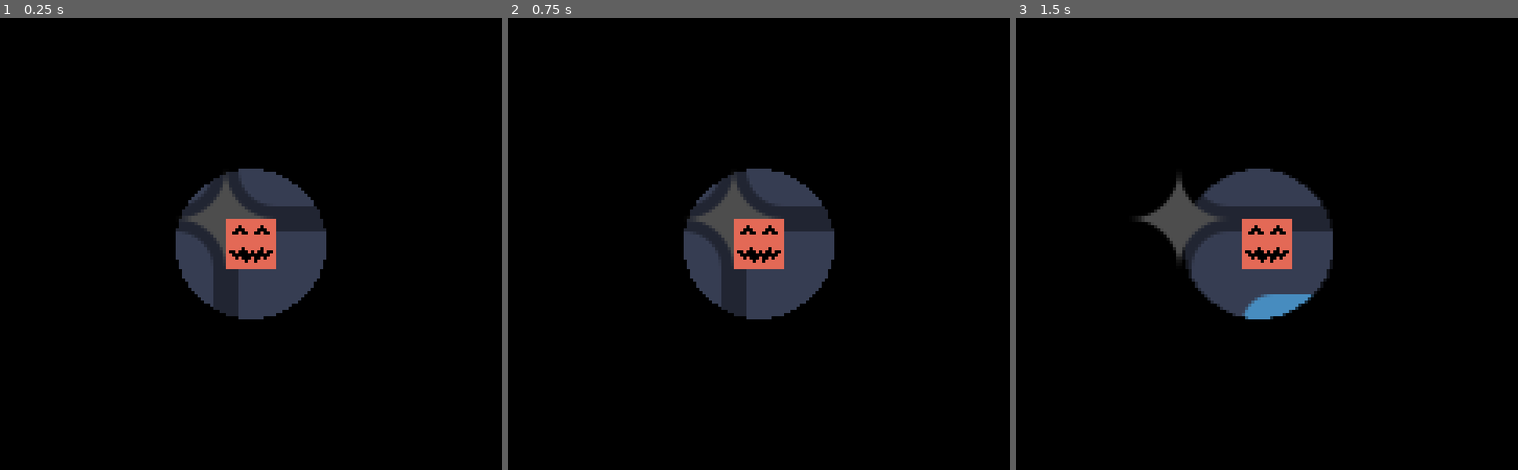
Above: before the commit, frames 1-3 (left to right).
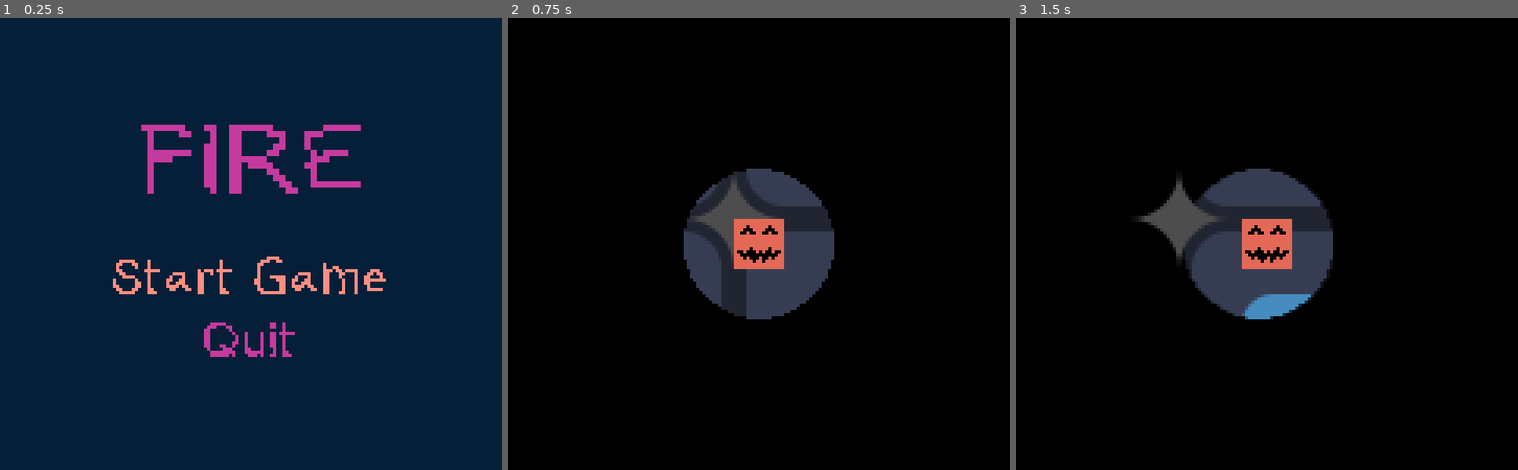
Above: after the commit, the same moments.

Repository: dallasschoff/game-jam-sept-2024
Game: Godot game, scene res://Scenes/Game.tscn
Same seed, same stepped clock (60 frames per second), same inputs: the game is played once before the commit and once after it. Before the commit the project starts from res://Scenes/Level.tscn. The engine's default icon, where the game draws it, is replaced by a stand-in: a white triangle on a blue panel in a dark square.
Inputs (mouse positions are in pixels of both pictures, inside the frame that each line leads up to):
- Up to frame 1 (0.25 s): no input
- Up to frame 2 (0.75 s): click (759, 280) at 0.5 s, where only the run after the commit has a clickable "Start Game"
- Up to frame 3 (1.5 s): tap Enter at 1.25 s; hold Right (move_right) from 1.28 s (still down); tap Z (a_button) at 1.35 s

The runs differ from the first frame. In frame 1, 100% of the frame differs, in the area x 0-100%, y 0-100%; in frame 2, nothing differs; in frame 3, nothing differs.

Commit message:
Main Menu & Game Scene/Script

Diff:
--- /dev/null
+++ b/Assets/Themes/default_theme.tres
@@ -0,0 +1,26 @@
+[gd_resource type="Theme" load_steps=7 format=3 uid="uid://cen3bo7smyowk"]
+
+[ext_resource type="FontFile" uid="uid://cj67ya4clbesy" path="res://Assets/Fonts/HandymandiFree.ttf" id="1_k5q5m"]
+
+[sub_resource type="StyleBoxEmpty" id="StyleBoxEmpty_jnhx0"]
+
+[sub_resource type="StyleBoxEmpty" id="StyleBoxEmpty_wuqvo"]
+
+[sub_resource type="StyleBoxEmpty" id="StyleBoxEmpty_iydon"]
+
+[sub_resource type="StyleBoxEmpty" id="StyleBoxEmpty_clowj"]
+
+[sub_resource type="StyleBoxEmpty" id="StyleBoxEmpty_m7a82"]
+
+[resource]
+default_font = ExtResource("1_k5q5m")
+default_font_size = 16
+Button/colors/font_color = Color(0.772549, 0.227451, 0.615686, 1)
+Button/colors/font_focus_color = Color(1, 0.556863, 0.501961, 1)
+Button/colors/font_hover_color = Color(1, 0.556863, 0.501961, 1)
+Button/styles/disabled = SubResource("StyleBoxEmpty_jnhx0")
+Button/styles/focus = SubResource("StyleBoxEmpty_wuqvo")
+Button/styles/hover = SubResource("StyleBoxEmpty_iydon")
+Button/styles/normal = SubResource("StyleBoxEmpty_clowj")
+Button/styles/pressed = SubResource("StyleBoxEmpty_m7a82")
+Label/colors/font_color = Color(0.772549, 0.227451, 0.615686, 1)
--- /dev/null
+++ b/Scenes/Game.tscn
@@ -0,0 +1,13 @@
+[gd_scene load_steps=4 format=3 uid="uid://bhwpcdxs0sf6b"]
+
+[ext_resource type="Script" path="res://Scripts/game.gd" id="1_elrax"]
+[ext_resource type="PackedScene" uid="uid://cpanokjcybd75" path="res://Scenes/MainMenu.tscn" id="2_ne1d1"]
+[ext_resource type="PackedScene" uid="uid://dflrdchtnvq33" path="res://Scenes/Level.tscn" id="2_xhj78"]
+
+[node name="Game" type="Node2D"]
+script = ExtResource("1_elrax")
+LevelScene = ExtResource("2_xhj78")
+
+[node name="CanvasLayer" type="CanvasLayer" parent="."]
+
+[node name="MainMenu" parent="CanvasLayer" instance=ExtResource("2_ne1d1")]
--- /dev/null
+++ b/Scenes/MainMenu.tscn
@@ -0,0 +1,75 @@
+[gd_scene load_steps=3 format=3 uid="uid://cpanokjcybd75"]
+
+[ext_resource type="Theme" uid="uid://cen3bo7smyowk" path="res://Assets/Themes/default_theme.tres" id="1_uc7t3"]
+[ext_resource type="Script" path="res://Scripts/main_menu.gd" id="2_c816m"]
+
+[node name="MainMenu" type="Control"]
+layout_mode = 3
+anchors_preset = 15
+anchor_right = 1.0
+anchor_bottom = 1.0
+grow_horizontal = 2
+grow_vertical = 2
+theme = ExtResource("1_uc7t3")
+script = ExtResource("2_c816m")
+
+[node name="ColorRect" type="ColorRect" parent="."]
+layout_mode = 1
+anchors_preset = 15
+anchor_right = 1.0
+anchor_bottom = 1.0
+grow_horizontal = 2
+grow_vertical = 2
+color = Color(0.0196078, 0.121569, 0.223529, 1)
+
+[node name="MarginContainer" type="MarginContainer" parent="."]
+layout_mode = 1
+anchors_preset = 15
+anchor_right = 1.0
+anchor_bottom = 1.0
+grow_horizontal = 2
+grow_vertical = 2
+theme_override_constants/margin_left = 32
+theme_override_constants/margin_top = 32
+theme_override_constants/margin_right = 32
+theme_override_constants/margin_bottom = 32
+
+[node name="VBoxContainer" type="VBoxContainer" parent="MarginContainer"]
+layout_mode = 2
+alignment = 1
+
+[node name="Label" type="Label" parent="MarginContainer/VBoxContainer"]
+layout_mode = 2
+size_flags_vertical = 3
+theme_override_font_sizes/font_size = 32
+text = "Fire"
+horizontal_alignment = 1
+uppercase = true
+
+[node name="VBoxContainer" type="VBoxContainer" parent="MarginContainer/VBoxContainer"]
+layout_mode = 2
+size_flags_vertical = 10
+alignment = 1
+
+[node name="Start" type="Button" parent="MarginContainer/VBoxContainer/VBoxContainer"]
+layout_mode = 2
+size_flags_horizontal = 4
+size_flags_vertical = 4
+focus_neighbor_top = NodePath("../Quit")
+focus_neighbor_bottom = NodePath("../Quit")
+focus_next = NodePath("../Quit")
+focus_previous = NodePath("../Quit")
+text = "Start Game"
+
+[node name="Quit" type="Button" parent="MarginContainer/VBoxContainer/VBoxContainer"]
+layout_mode = 2
+size_flags_horizontal = 4
+size_flags_vertical = 4
+focus_neighbor_top = NodePath("../Start")
+focus_neighbor_bottom = NodePath("../Start")
+focus_next = NodePath("../Start")
+focus_previous = NodePath("../Start")
+text = "Quit"
+
+[connection signal="pressed" from="MarginContainer/VBoxContainer/VBoxContainer/Start" to="." method="_on_start_pressed"]
+[connection signal="pressed" from="MarginContainer/VBoxContainer/VBoxContainer/Quit" to="." method="_on_quit_pressed"]
--- /dev/null
+++ b/Scripts/game.gd
@@ -0,0 +1,15 @@
+extends Node2D
+
+@export var LevelScene: PackedScene
+@onready var main_menu = $CanvasLayer/MainMenu
+
+func _ready():
+	var x = (DisplayServer.screen_get_size().x * 0.625) / 2
+	var y = DisplayServer.screen_get_size().y / 2
+	DisplayServer.window_set_size(Vector2i(x, y))
+	main_menu.connect("start_game", start_game)
+
+func start_game():
+	var level = LevelScene.instantiate()
+	add_child(level)
+	main_menu.queue_free()
--- a/Scripts/level.gd
+++ b/Scripts/level.gd
@@ -1,12 +1,4 @@
 extends Node
-
-
-# Called when the node enters the scene tree for the first time.
-func _ready():
-	var x = (DisplayServer.screen_get_size().x * 0.625) / 2
-	var y = DisplayServer.screen_get_size().y / 2
-	DisplayServer.window_set_size(Vector2i(x, y))
-
 
 # Called every frame. 'delta' is the elapsed time since the previous frame.
 func _process(delta):
--- /dev/null
+++ b/Scripts/main_menu.gd
@@ -0,0 +1,14 @@
+extends Control
+
+signal start_game
+
+@onready var start_button = $MarginContainer/VBoxContainer/VBoxContainer/Start
+
+func _ready():
+	start_button.grab_focus()
+
+func _on_start_pressed():
+	start_game.emit()
+
+func _on_quit_pressed():
+	get_tree().quit()
--- a/project.godot
+++ b/project.godot
@@ -11,7 +11,7 @@
 [application]
 
 config/name="Game Jam 2024"
-run/main_scene="res://Scenes/Level.tscn"
+run/main_scene="res://Scenes/Game.tscn"
 config/features=PackedStringArray("4.2", "Forward Plus")
 config/icon="res://Assets/icon.svg"
 
Binary file added: Assets/Fonts/HandymandiFree.ttf
Not shown, added: Assets/Fonts/HandymandiFree.ttf.import
